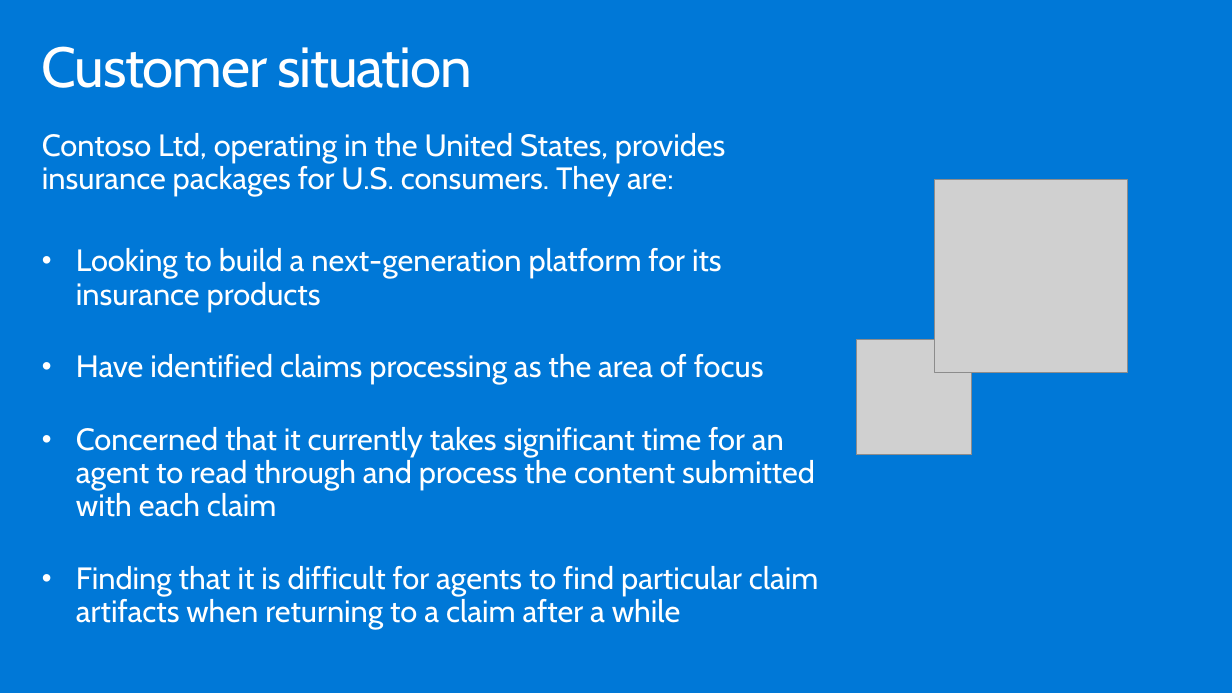
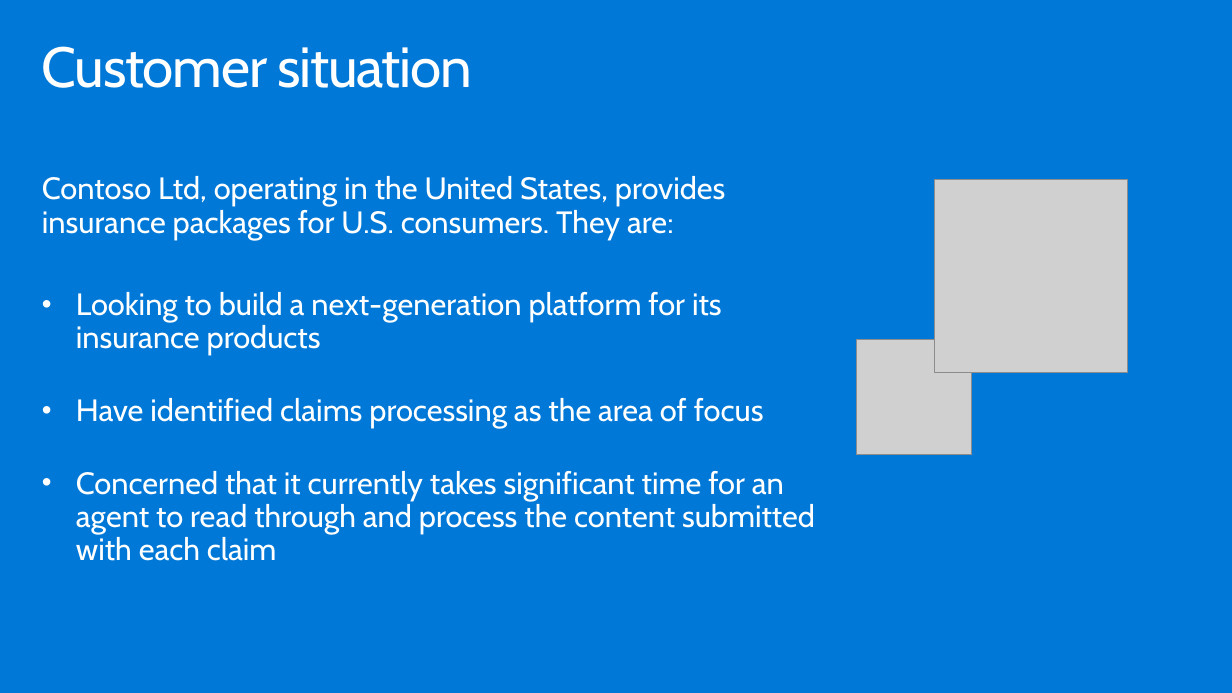
Before and after one commit to microsoft/MCW-Analyzing-text-with-Azure-Machine-Learning-and-Cognitive-Services, a slide deck: slide 4 of Whiteboard design session/WDS trainer presentation - Cognitive Services and deep learning.pptx. Drawn at 1232x693 pixels with LibreOffice and Linux fonts; fonts in the diff are those of the drawing; grey boxes stand for pictures. Boxes give left, top, right and bottom in pixels: in the first picture for what was removed or moved away, otherwise in the second. Text is boxed around its words. In the diff, an @@ line names an element or a change of style, - is before the commit and + after.

```diff
--- a/Whiteboard design session/WDS trainer presentation - Cognitive Services and deep learning.pptx
+++ b/Whiteboard design session/WDS trainer presentation - Cognitive Services and deep learning.pptx
@@ text "Contoso Ltd, operating in the ...": place and size @@
-text "Contoso Ltd, operating in the ..." at (42, 133, 819, 629)
+text "Contoso Ltd, operating in the ..." at (42, 176, 815, 561)
@@ text at (76, 566, 819, 629): paragraph removed @@
-• Finding that it is difficult for agents to find particular claim artifacts when returning to a claim after a while
```
Also in this commit, not shown: 8 other slides changed, 2 slides added, 5 slides removed, 1 other file.
